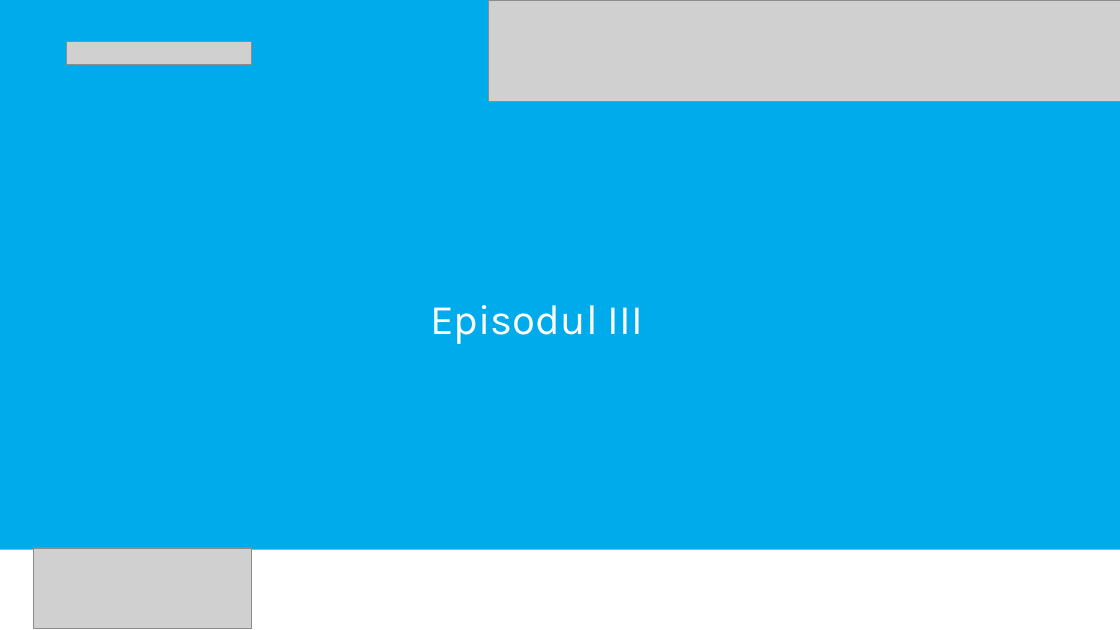
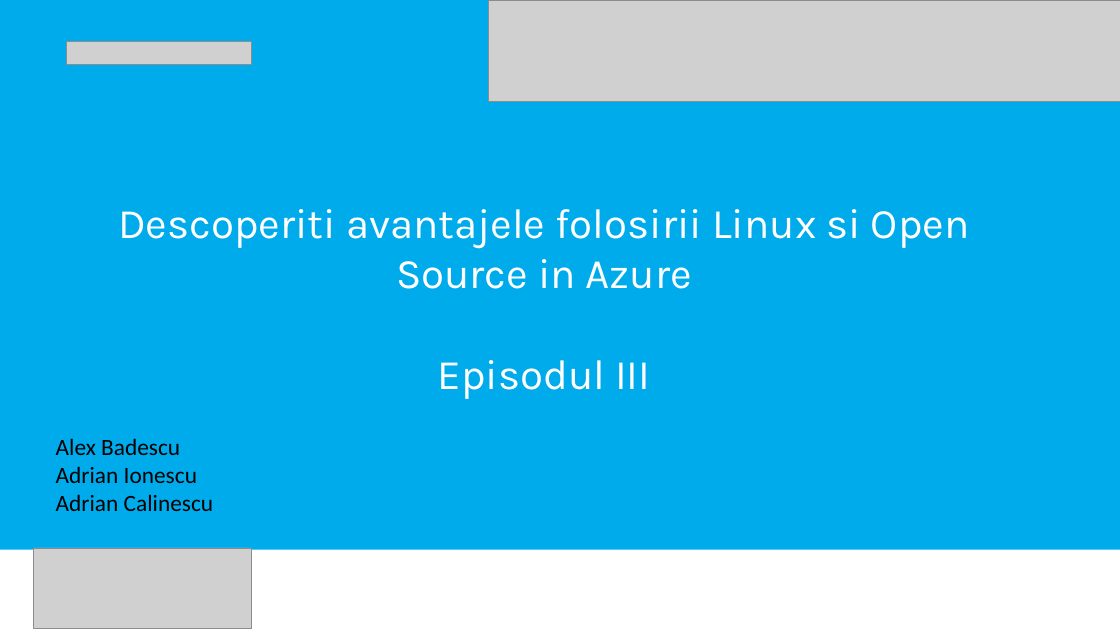
Before and after one commit to badescuga/NodeJsDemo, a slide deck: slide 1 of slidedeck/slides.pptx. Drawn at 1120x630 pixels with LibreOffice and Linux fonts; fonts in the diff are those of the drawing; grey boxes stand for pictures. Boxes give left, top, right and bottom in pixels: in the first picture for what was removed or moved away, otherwise in the second. Text is boxed around its words. In the diff, an @@ line names an element or a change of style, - is before the commit and + after.

```diff
--- a/slidedeck/slides.pptx
+++ b/slidedeck/slides.pptx
@@ text "Descoperiti avantajele folosirii Linux si ...": place and size @@
-text "Descoperiti avantajele folosirii Linux si ..." at (430,305,643,344)
+text "Descoperiti avantajele folosirii Linux si ..." at (118,209,969,399)
@@ text at (118,209,969,289): paragraph added @@
+Descoperiti avantajele folosirii Linux si Open Source in Azure
@@ text added at (56,438,213,511), 20 pt, text #000000 @@
+Alex Badescu
+Adrian Ionescu
+Adrian Calinescu
```
Also in this commit, not shown: 6 other slides changed, 10 slides added, 2 slides removed.
